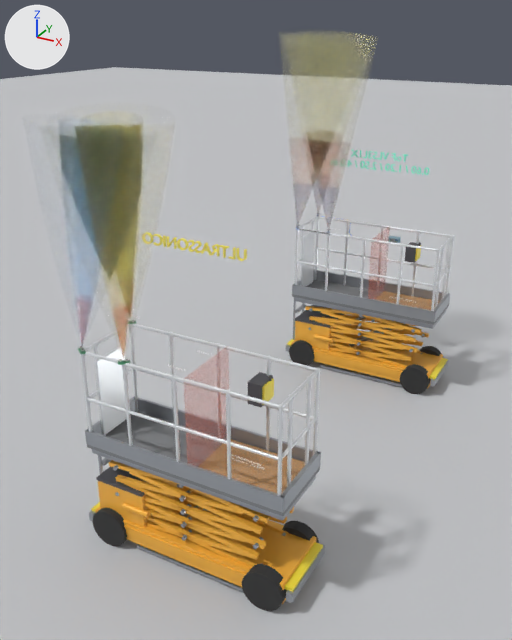
Before and after pictures for a commit that changed the Blender file SJIII_3226_anti_esmagamento.blend.
Rendered twice from a 50 mm lens placed at (3.18, -4.69, 5.0), pointed at (-0.39, 1.79, 1.76). Every picture has the same lights, and +X, +Y and +Z are marked at upper left. The first picture is the older version.

The older version as bpy lines, for what is in view:
```python
ob_grupo_sensor_central = bpy.data.objects.new('Grupo_Sensor_Central', None)
ob_grupo_sensor_central.parent = ob_sjiii_3226_root
ob_grupo_sensor_central.location = (-1.015, -0.355, 2.16)
ob_grupo_sensor_central.rotation_euler = (0.0, -1.431, 0.974)  # degrees (0, -82, 56)
ob_grupo_sensor_direito = bpy.data.objects.new('Grupo_Sensor_Direito', None)
ob_grupo_sensor_direito.parent = ob_sjiii_3226_root
ob_grupo_sensor_direito.location = (-0.533, -0.355, 2.16)
ob_grupo_sensor_direito.rotation_euler = (0.0, -1.431, 2.167)  # degrees (0, -82, 124)
ob_grupo_sensor_esquerdo = bpy.data.objects.new('Grupo_Sensor_Esquerdo', None)
ob_grupo_sensor_esquerdo.parent = ob_sjiii_3226_root
ob_grupo_sensor_esquerdo.location = (-1.015, 0.355, 2.16)
ob_grupo_sensor_esquerdo.rotation_euler = (0.0, -1.431, -0.974)  # degrees (0, -82, -56)
ob_grupo_sensor_tof_central = bpy.data.objects.new('Grupo_Sensor_ToF_Central', None)
ob_grupo_sensor_tof_central.parent = ob_sjiii_3226_tof_root
ob_grupo_sensor_tof_central.location = (-1.015, -0.355, 2.16)
ob_grupo_sensor_tof_central.rotation_euler = (0.14, 0.0, 2.545)  # degrees (8, 0, 146)
ob_grupo_sensor_tof_direito = bpy.data.objects.new('Grupo_Sensor_ToF_Direito', None)
ob_grupo_sensor_tof_direito.parent = ob_sjiii_3226_tof_root
ob_grupo_sensor_tof_direito.location = (-0.533, -0.355, 2.16)
ob_grupo_sensor_tof_direito.rotation_euler = (0.14, 0.0, -2.545)  # degrees (8, 0, -146)
ob_grupo_sensor_tof_esquerdo = bpy.data.objects.new('Grupo_Sensor_ToF_Esquerdo', None)
ob_grupo_sensor_tof_esquerdo.parent = ob_sjiii_3226_tof_root
ob_grupo_sensor_tof_esquerdo.location = (-1.015, 0.355, 2.16)
ob_grupo_sensor_tof_esquerdo.rotation_euler = (0.14, 0.0, 0.596)  # degrees (8, 0, 34)
ob_label_sensor_tof_central = bpy.data.objects.new('Label_Sensor_ToF_Central', txt_texto_035)
ob_label_sensor_tof_central.parent = ob_sjiii_3226_tof_root
ob_label_sensor_tof_central.location = (-0.995, -0.375, 2.22)
ob_label_sensor_tof_direito = bpy.data.objects.new('Label_Sensor_ToF_Direito', txt_texto_036)
ob_label_sensor_tof_direito.parent = ob_sjiii_3226_tof_root
ob_label_sensor_tof_direito.location = (-0.513, -0.375, 2.22)
ob_power_box = bpy.data.objects.new('Power_Box', me_cubo_003)
ob_power_box.parent = ob_sjiii_3226_root
ob_power_box.location = (-0.742, 0.0, 0.523)
# also in view: 'Chassis_Beam_R' at (0.0, -0.34, 0.24); 'Chassis_ToFClone' at (0.0, 4.5, 0.22); 'Volume_Envelope_Direito' at (-0.69, -0.12, 3.2); 'Toe_L' at (0.0, 0.37, 1.22); 'Scissor_L_2_B' at (0.07, -0.28, 0.7)
```
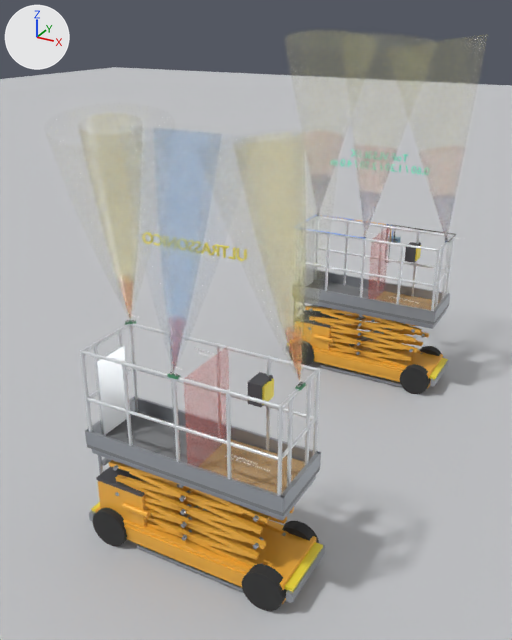
Not drawn themselves, but carrying or shaping drawn objects: ob_grupo_sensor_esquerdo, ob_grupo_sensor_central, ob_grupo_sensor_direito, ob_grupo_sensor_tof_esquerdo, ob_grupo_sensor_tof_central, ob_grupo_sensor_tof_direito.

Where the change shows, as pixel boxes (x1, y1, x2, y2) in the pictures (512 x 640 px):
```json
{"object": "Volume_Envelope_Direito", "change": "moved, turned", "before": [53, 124, 175, 358], "after": [199, 126, 342, 382]}
{"object": "Volume_Envelope_Central", "change": "moved, turned", "before": [23, 114, 100, 346], "after": [118, 125, 256, 371]}
{"object": "Volume_ToF_Amarelo_Direito", "change": "moved, turned", "before": [309, 34, 378, 227], "after": [393, 34, 488, 230]}
{"object": "Volume_Envelope_Esquerdo", "change": "turned", "before": [46, 103, 175, 126], "after": [44, 103, 175, 320]}
{"object": "Volume_ToF_Amarelo_Central", "change": "moved, turned", "before": [279, 33, 317, 224], "after": [342, 33, 435, 235]}
{"object": "Volume_ToF_Amarelo_Esquerdo", "change": "turned", "before": [294, 31, 358, 213], "after": [284, 30, 358, 153]}
{"object": "Volume_ToF_Vermelho_Direito", "change": "moved, turned", "before": [312, 143, 350, 229], "after": [419, 149, 465, 238]}
{"object": "Volume_ToF_Vermelho_Central", "change": "moved, turned", "before": [289, 140, 316, 223], "after": [354, 145, 398, 234]}
{"object": "Volume_Leitura_Esquerdo", "change": "turned", "before": [80, 111, 143, 126], "after": [78, 113, 142, 147]}
{"object": "Volume_Leitura_Direito", "change": "moved, turned", "before": [81, 125, 106, 126], "after": [233, 132, 304, 149], "on screen": "mostly hidden before"}
{"object": "Volume_ToF_Bloqueio_Direito", "change": "moved, turned", "before": [319, 189, 339, 231], "after": [433, 197, 455, 239]}
{"object": "Volume_ToF_Bloqueio_Central", "change": "moved, turned", "before": [293, 184, 312, 225], "after": [360, 193, 381, 235]}
{"object": "Volume_Leitura_Central", "change": "moved, turned", "before": [58, 119, 118, 126], "after": [154, 128, 222, 135], "on screen": "mostly hidden afterwards"}
{"object": "MVP_Cabo_Direito", "change": "moved", "before": [297, 216, 352, 236], "after": [387, 224, 456, 263]}
{"object": "Sensor_Ultrassonico_Direito", "change": "moved, turned", "before": [118, 360, 130, 365], "after": [295, 382, 306, 390]}
{"object": "Sensor_Ultrassonico_Central", "change": "moved, turned", "before": [78, 347, 86, 354], "after": [167, 373, 180, 379]}
{"object": "MVP_Cabo_Central", "change": "moved", "after": [331, 217, 394, 241], "on screen": "not visible before"}
{"object": "Volume_ToF_Bloqueio_Esquerdo", "change": "turned", "before": [313, 180, 322, 212], "on screen": "not visible afterwards"}
{"object": "Volume_ToF_Vermelho_Esquerdo", "change": "turned", "before": [313, 184, 321, 213], "on screen": "not visible afterwards"}
{"object": "MVP_Cabo_Esquerdo", "change": "moved", "after": [334, 217, 391, 240], "on screen": "not visible before"}
{"object": "Sensor_Ultrassonico_Esquerdo", "change": "turned", "after": [125, 320, 136, 325], "on screen": "not visible before"}
```

Edits to the scene script, one JSON object a line:
```json
{"op": "set", "path": "ob_grupo_sensor_esquerdo.rotation_euler", "old": "(0.0, -1.431, -0.974)", "new": "(0.0, -1.382, -0.982)", "note": "degrees (0, -82, -56) -> degrees (0, -79, -56)"}
{"op": "set", "path": "ob_grupo_sensor_central.location", "old": "(-1.015, -0.355, 2.16)", "new": "(0.0, -0.355, 2.16)"}
{"op": "set", "path": "ob_grupo_sensor_central.rotation_euler", "old": "(0.0, -1.431, 0.974)", "new": "(0.0, -1.396, 1.571)", "note": "degrees (0, -82, 56) -> degrees (0, -80, 90)"}
{"op": "set", "path": "ob_grupo_sensor_direito.parent", "old": "ob_sjiii_3226_root", "new": "ob_extension_deck"}
{"op": "set", "path": "ob_grupo_sensor_direito.location", "old": "(-0.533, -0.355, 2.16)", "new": "(1.015, 0.0, 2.16)"}
{"op": "set", "path": "ob_grupo_sensor_direito.rotation_euler", "old": "(0.0, -1.431, 2.167)", "new": "(0.0, -1.414, -3.142)", "note": "degrees (0, -82, 124) -> degrees (0, -81, -180)"}
{"op": "set", "path": "ob_grupo_sensor_tof_esquerdo.rotation_euler", "old": "(0.14, 0.0, 0.596)", "new": "(0.189, 0.0, 0.589)", "note": "degrees (8, 0, 34) -> degrees (11, 0, 34)"}
{"op": "set", "path": "ob_grupo_sensor_tof_central.location", "old": "(-1.015, -0.355, 2.16)", "new": "(0.0, -0.355, 2.16)"}
{"op": "set", "path": "ob_grupo_sensor_tof_central.rotation_euler", "old": "(0.14, 0.0, 2.545)", "new": "(0.174, 0.0, -3.142)", "note": "degrees (8, 0, 146) -> degrees (10, 0, -180)"}
{"op": "set", "path": "ob_grupo_sensor_tof_direito.parent", "old": "ob_sjiii_3226_tof_root", "new": "ob_extension_deck_tofclone"}
{"op": "set", "path": "ob_grupo_sensor_tof_direito.location", "old": "(-0.533, -0.355, 2.16)", "new": "(1.015, 0.0, 2.16)"}
{"op": "set", "path": "ob_grupo_sensor_tof_direito.rotation_euler", "old": "(0.14, 0.0, -2.545)", "new": "(0.157, 0.0, -1.571)", "note": "degrees (8, 0, -146) -> degrees (9, 0, -90)"}
{"op": "set", "path": "ob_label_sensor_tof_central.location", "old": "(-0.995, -0.375, 2.22)", "new": "(0.02, -0.335, 2.22)"}
{"op": "set", "path": "ob_label_sensor_tof_direito.location", "old": "(-0.513, -0.375, 2.22)", "new": "(1.035, 0.02, 2.22)"}
{"op": "set", "path": "ob_mvp_capuz_esquerdo.parent", "old": "ob_sjiii_3226_tof_root", "new": "ob_grupo_sensor_tof_esquerdo"}
{"op": "set", "path": "ob_mvp_capuz_central.rotation_euler", "old": "(0.14, 0.0, 2.545)", "new": "(0.0, 0.0, 0.0)", "note": "degrees (8, 0, 146) -> degrees (0, 0, 0)"}
{"op": "set", "path": "ob_mvp_capuz_central.parent", "old": "ob_sjiii_3226_tof_root", "new": "ob_grupo_sensor_tof_central"}
{"op": "set", "path": "ob_mvp_capuz_central.location", "old": "(-1.012, -0.351, 2.192)", "new": "(0.0, 0.0, 0.032)"}
{"op": "set", "path": "ob_mvp_capuz_direito.rotation_euler", "old": "(0.14, 0.0, -2.545)", "new": "(0.0, 0.0, 0.0)", "note": "degrees (8, 0, -146) -> degrees (0, 0, 0)"}
{"op": "set", "path": "ob_mvp_capuz_direito.parent", "old": "ob_sjiii_3226_tof_root", "new": "ob_grupo_sensor_tof_direito"}
{"op": "set", "path": "ob_mvp_capuz_direito.location", "old": "(-0.536, -0.351, 2.192)", "new": "(0.0, 0.0, 0.032)"}
{"op": "set", "path": "ob_mvp_cabo_esquerdo.location", "old": "(0.0, -4.5, 0.0)", "new": "(0.0, 0.0, 0.0)"}
{"op": "set", "path": "ob_mvp_cabo_central.location", "old": "(0.0, -4.5, 0.0)", "new": "(0.0, 0.0, 0.0)"}
{"op": "set", "path": "ob_mvp_cabo_direito.location", "old": "(0.0, -4.5, 0.0)", "new": "(0.0, 0.0, 0.0)"}
```
